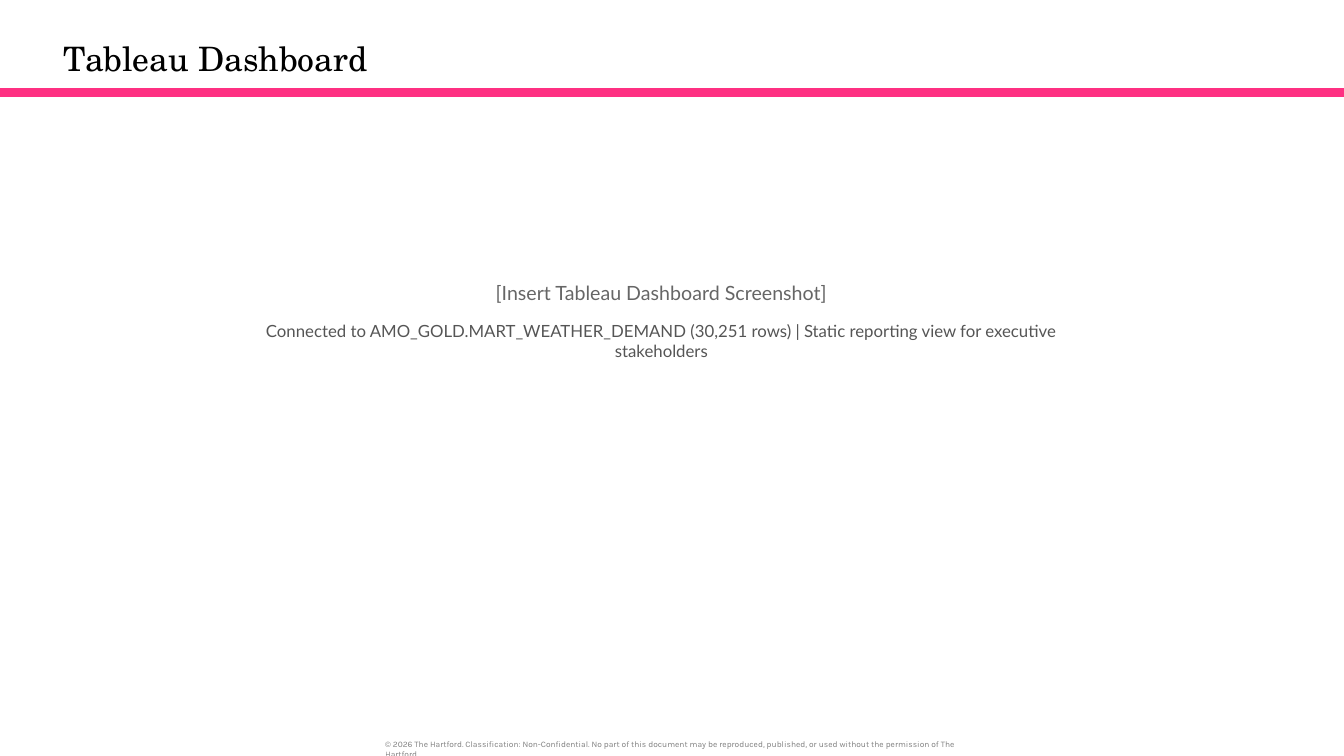
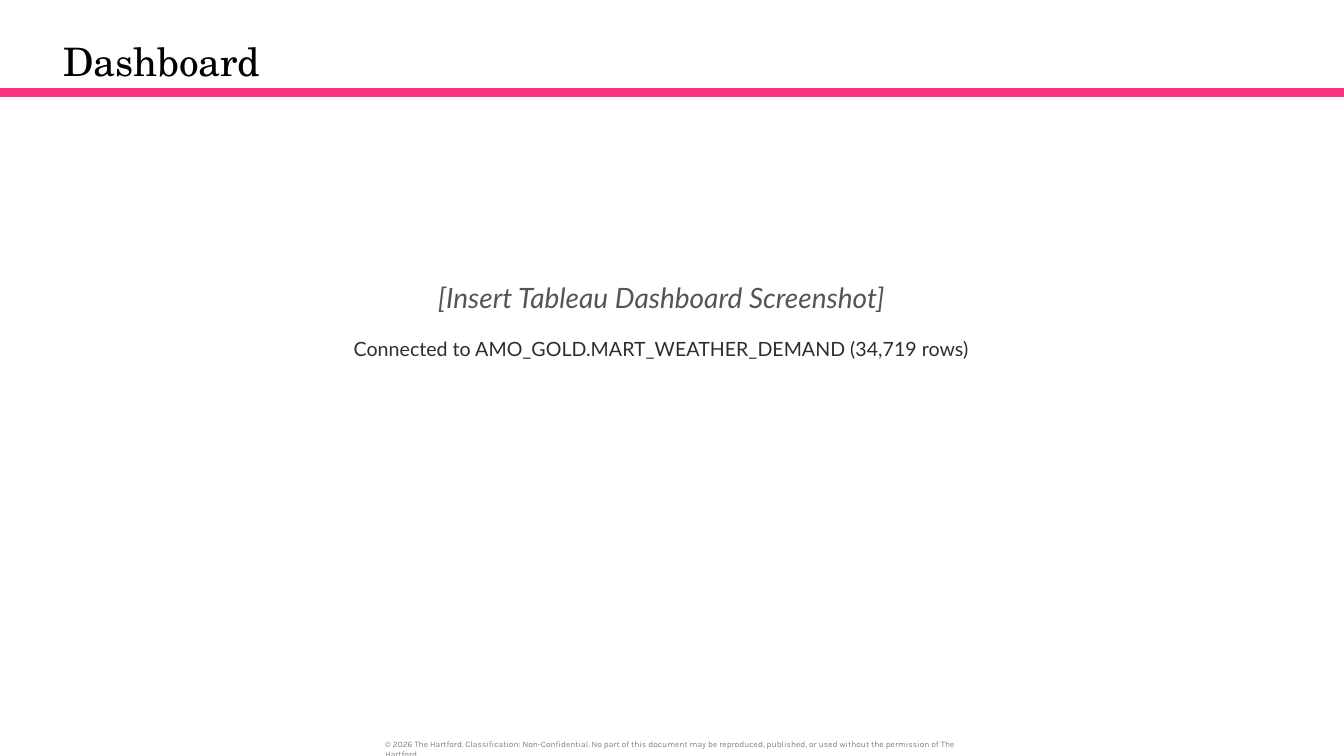
Before and after one commit to orlandojmarin/nyc-taxi-capstone, a slide deck: slide 15 of docs/Capstone_Presentation.pptx (slide 16 before the commit). Drawn at 1344x756 pixels with LibreOffice and Linux fonts; fonts in the diff are those of the drawing. Boxes give left, top, right and bottom in pixels: in the first picture for what was removed or moved away, otherwise in the second. Text is boxed around its words. In the diff, an @@ line names an element or a change of style, - is before the commit and + after.

```diff
--- a/docs/Capstone_Presentation.pptx
+++ b/docs/Capstone_Presentation.pptx
@@ title at (63, 47, 260, 89): text changed; size 24 to 28 pt @@
-Tableau Dashboard
+Dashboard
@@ text at (438, 286, 884, 312): size 14 to 20 pt, text colour #666666 to #555555, italic on in "[Insert Tableau Dashboard Screenshot]" @@
@@ text at (354, 341, 968, 359): text changed; size 12 to 14 pt; text colour #555555 to #2D2D2D @@
-Connected to AMO_GOLD.MART_WEATHER_DEMAND (30,251 rows) | Static reporting view for executive stakeholders
+Connected to AMO_GOLD.MART_WEATHER_DEMAND (34,719 rows)
```
Also in this commit, not shown: 8 other slides changed, 6 slides added, 2 slides removed.
